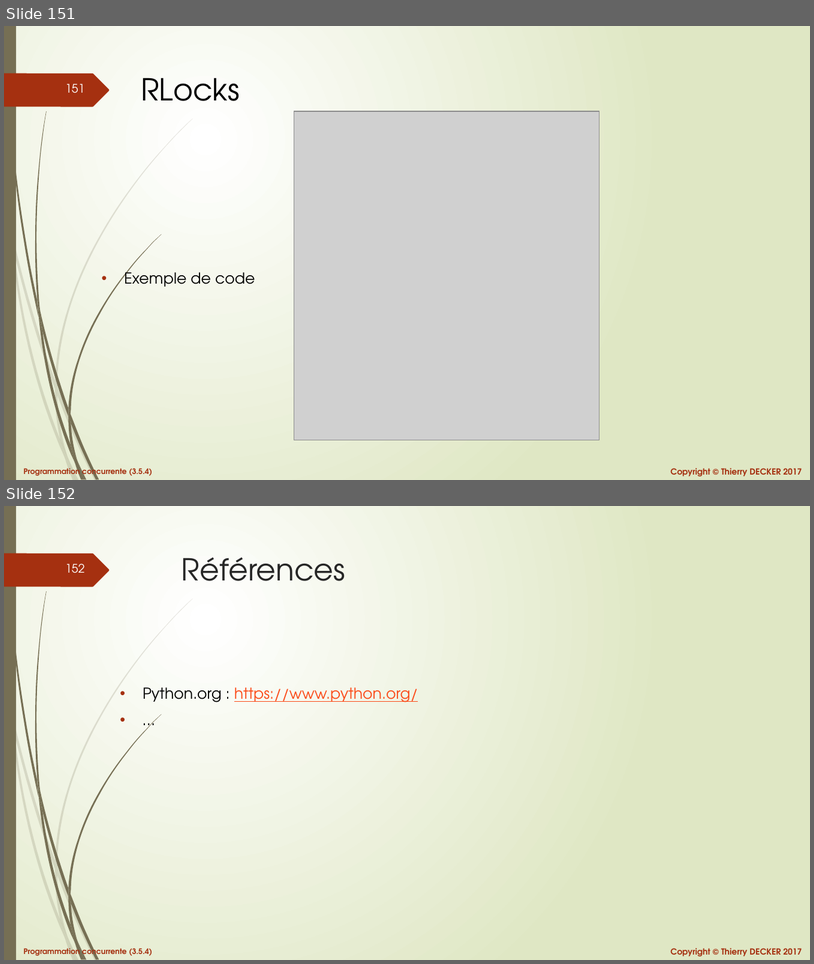
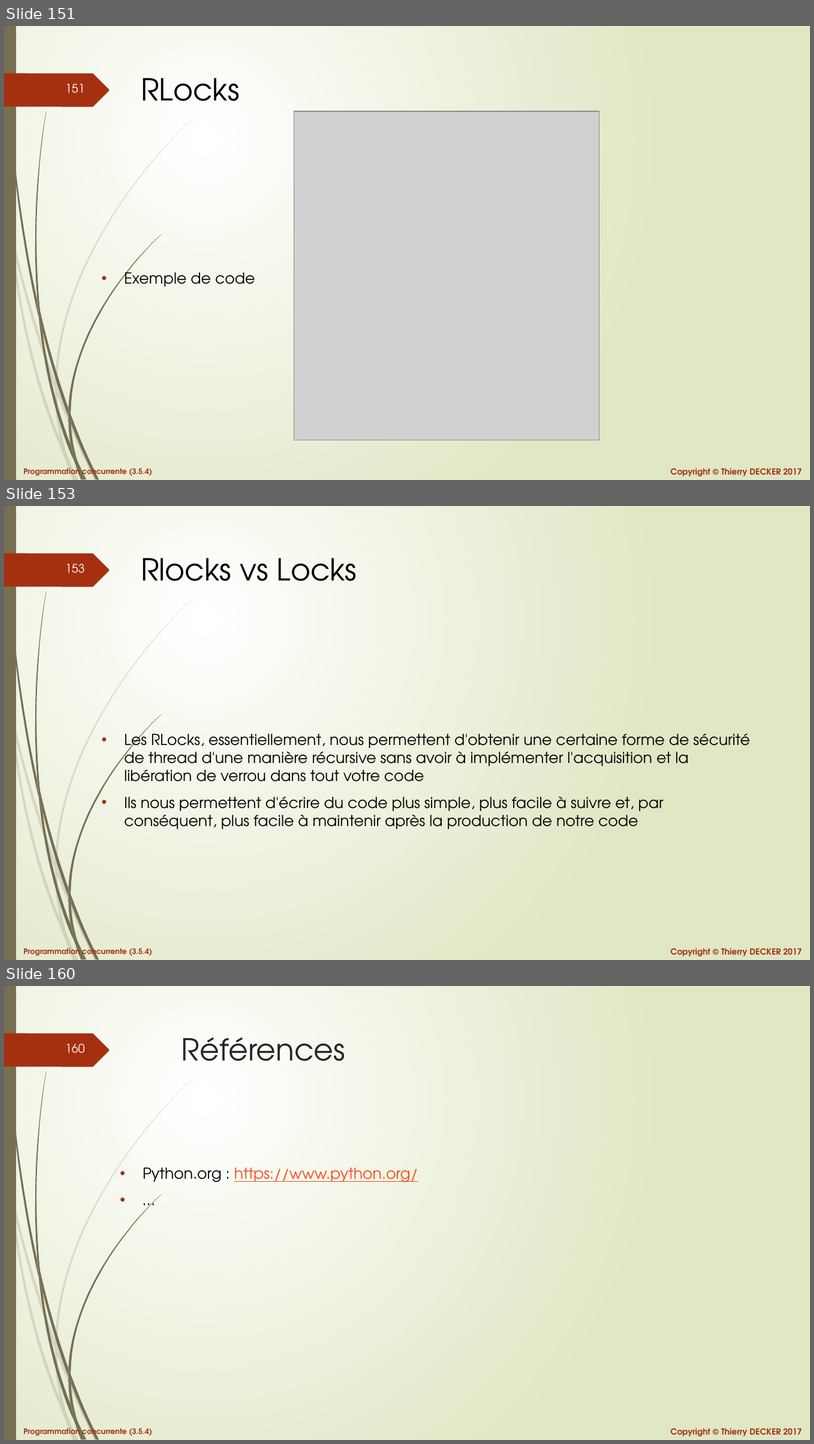
Before and after one commit to VikmanTheRacoon/learning-python, a slide deck: documentations/python-concurrency.pptx. Shown one above the other, each under a label of ours: slides 151 and 152 before the commit, slides 151, 153 and 160 after it; the slides between them are not shown. The pictures are 814x964 and 814x1444 pixels, drawn with LibreOffice and Linux fonts; fonts in the diff are those of the drawing; grey boxes stand for pictures. Boxes give left, top, right and bottom in pixels: in the first picture for what was removed or moved away, otherwise in the second. Text is boxed around its words. In the diff, an @@ line names an element or a change of style, - is before the commit and + after.

```diff
--- a/documentations/python-concurrency.pptx
+++ b/documentations/python-concurrency.pptx
@@ slide 153 added at box(4, 506, 810, 960), background gradient #FFFFFF to #DFE8C4; not listed: 27 template elements that a slide beside it also shows @@
@@ title added at box(141, 558, 357, 581), 36 pt, text #000000 @@
+Rlocks vs Locks
@@ text added at box(124, 729, 750, 829), 18 pt, text #000000 @@
+• Les RLocks, essentiellement, nous permettent d'obtenir une certaine forme de sécurité de thread d'une manière récursive sans avoir à implémenter l'acquisition et la libération de verrou dans tout votre code
+• Ils nous permettent d'écrire du code plus simple, plus facile à suivre et, par conséquent, plus facile à maintenir après la production de notre code
@@ what was slide 152 is now slide 160 @@
@@ page number at box(65, 1044, 85, 1053): text changed @@
-152
+160
```
Also in this commit, not shown: 7 other slides added, 1 other file.
